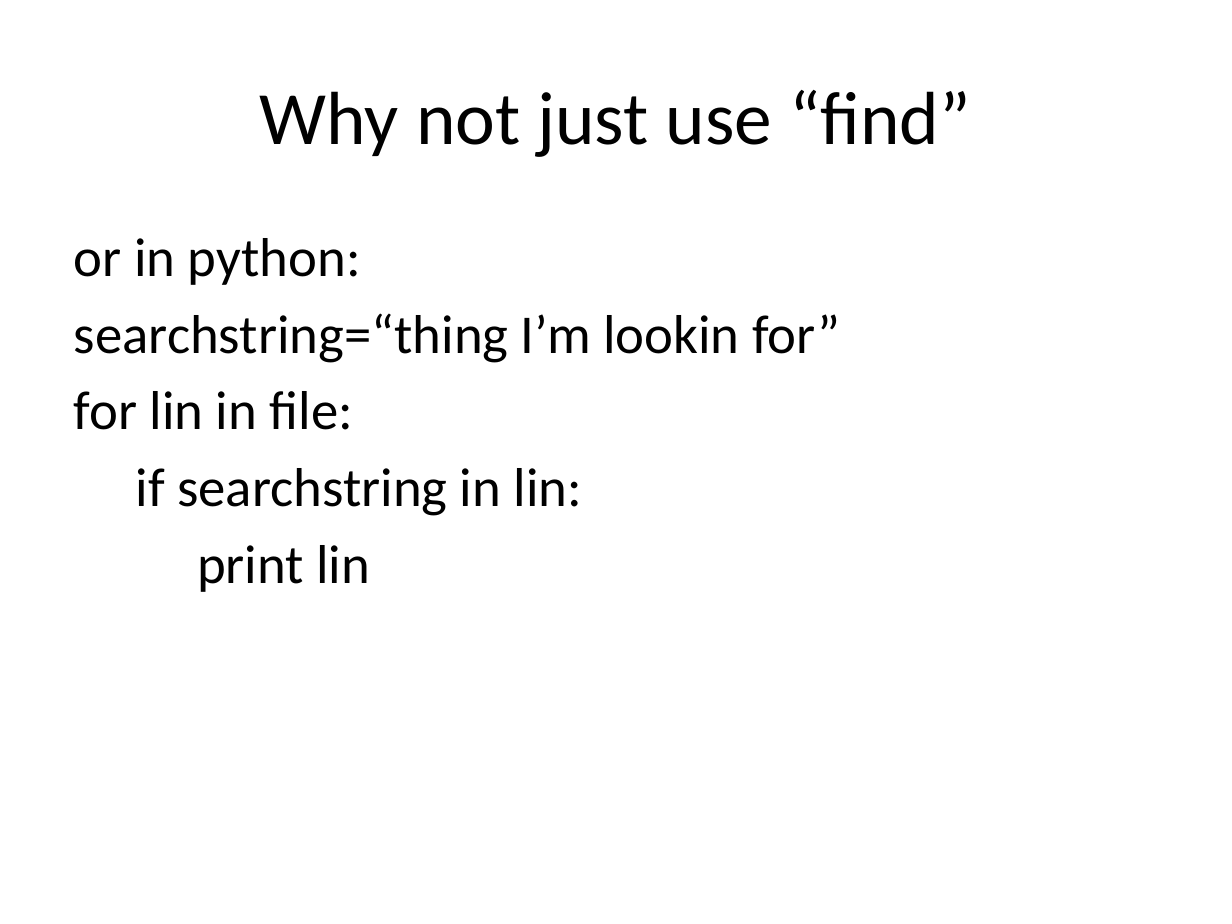
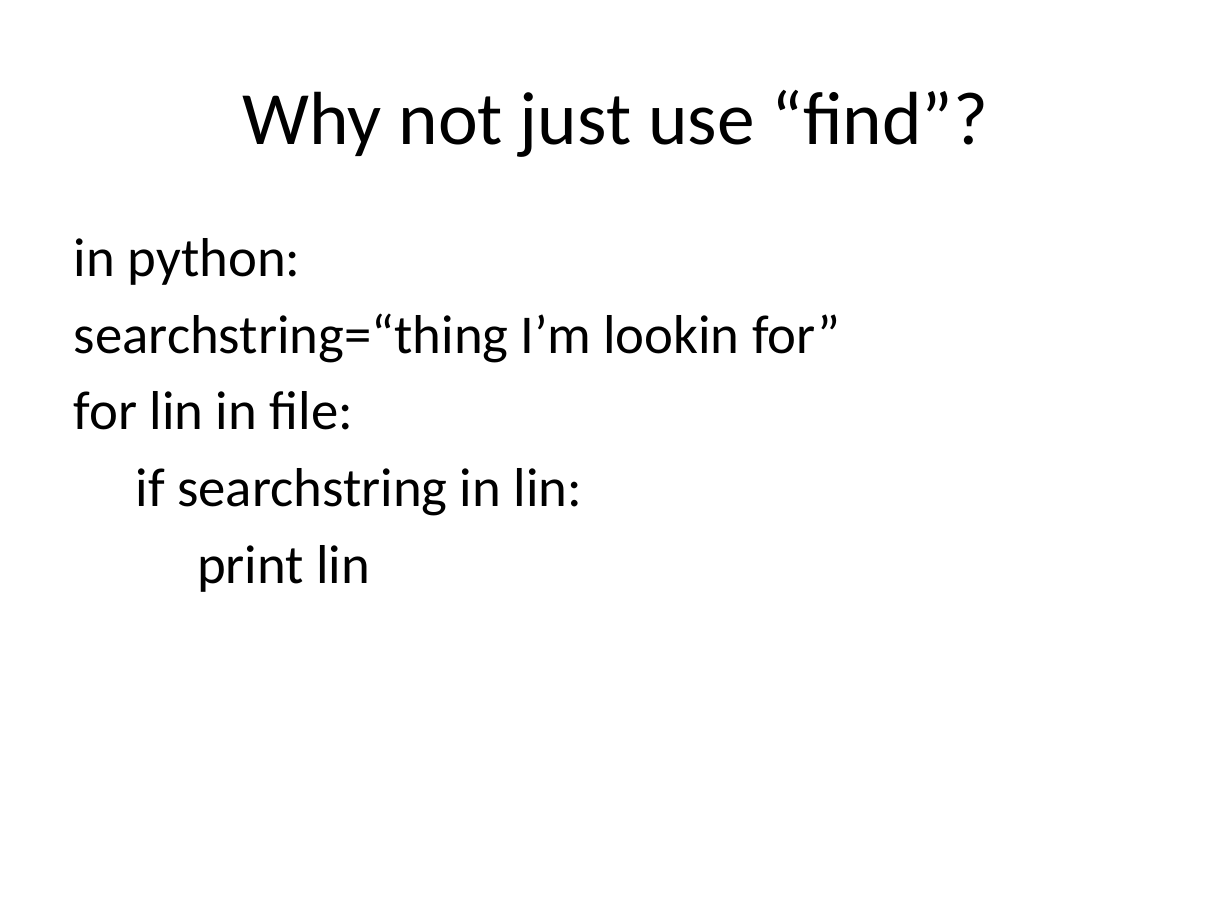
Before and after one commit to swcarpentry/DEPRECATED-boot-camps, a slide deck: slide 8 of regex/RegExEJM.pptx. Drawn at 1232x924 pixels with LibreOffice and Linux fonts; fonts in the diff are those of the drawing. Boxes give left, top, right and bottom in pixels: in the first picture for what was removed or moved away, otherwise in the second. Text is boxed around its words. In the diff, an @@ line names an element or a change of style, - is before the commit and + after.

```diff
--- a/regex/RegExEJM.pptx
+++ b/regex/RegExEJM.pptx
@@ title at bbox=[242, 90, 989, 157]: text changed @@
-Why not just use “find”
+Why not just use “find”?
@@ text at bbox=[74, 238, 301, 285]: text changed @@
-or in python:
+in python:
```
Also in this commit, not shown: 5 other slides changed, 2 slides added, 2 other files.
